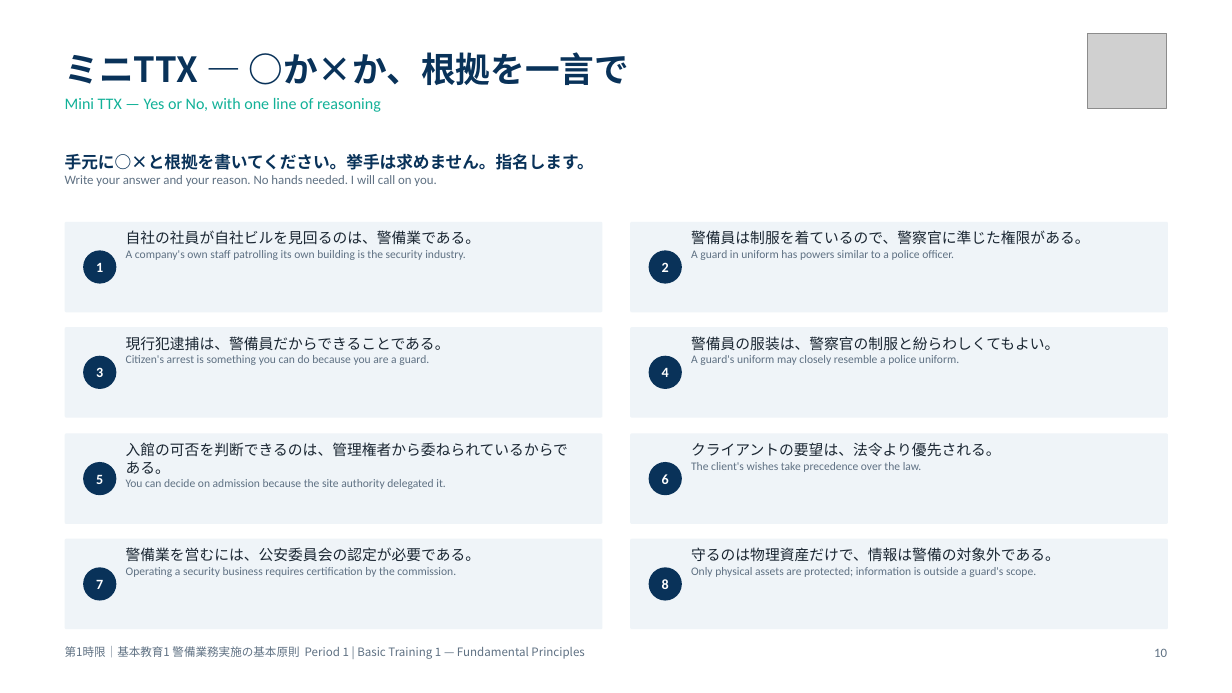
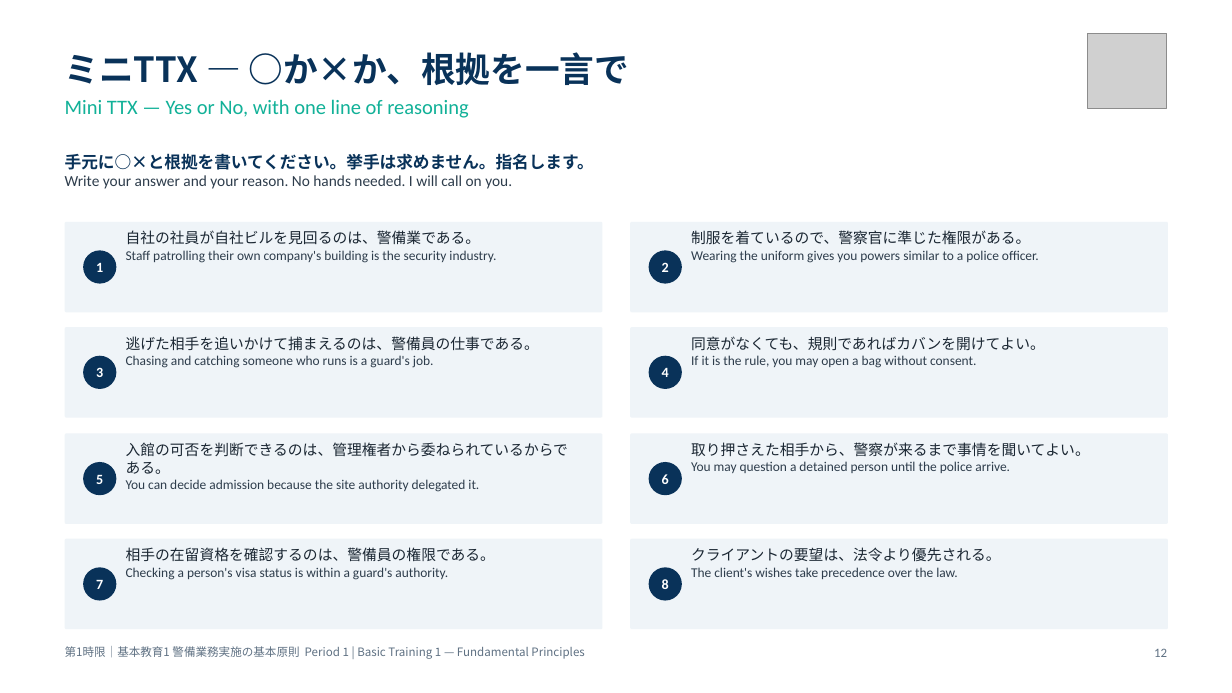
Before and after one commit to hrsmhiroshi-cpu/Training-, a slide deck: slide 12 of 新任講習/out/01_1限_警備業務実施の基本原則.pptx (slide 10 before the commit). Drawn at 1232x693 pixels with LibreOffice and Linux fonts; fonts in the diff are those of the drawing; grey boxes stand for pictures. Boxes give left, top, right and bottom in pixels: in the first picture for what was removed or moved away, otherwise in the second. Text is boxed around its words. In the diff, an @@ line names an element or a change of style, - is before the commit and + after.

```diff
--- a/新任講習/out/01_1限_警備業務実施の基本原則.pptx
+++ b/新任講習/out/01_1限_警備業務実施の基本原則.pptx
@@ text at [65,99,468,118]: size 12.5 to 16 pt in "Mini TTX — Yes or No, with ..." @@
@@ text at [65,175,512,189]: size 10 to 12 pt, text colour #5F7183 to #2E3D4C in "Write your answer and your reason. No ..." @@
@@ text at [691,230,1039,263]: text changed; size 9 to 10.5 pt; text colour #5F7183 to #2E3D4C @@
-警備員は制服を着ているので、警察官に準じた権限がある。
-A guard in uniform has powers similar to a police officer.
+制服を着ているので、警察官に準じた権限がある。
+Wearing the uniform gives you powers similar to a police officer.
@@ text at [126,250,496,263]: text changed; size 9 to 10.5 pt; text colour #5F7183 to #2E3D4C @@
-A company's own staff patrolling its own building is the security industry.
+Staff patrolling their own company's building is the security industry.
@@ text at [126,336,539,368]: text changed; size 9 to 10.5 pt; text colour #5F7183 to #2E3D4C @@
-現行犯逮捕は、警備員だからできることである。
-Citizen's arrest is something you can do because you are a guard.
+逃げた相手を追いかけて捕まえるのは、警備員の仕事である。
+Chasing and catching someone who runs is a guard's job.
@@ text at [691,336,1045,368]: text changed; size 9 to 10.5 pt; text colour #5F7183 to #2E3D4C @@
-警備員の服装は、警察官の制服と紛らわしくてもよい。
-A guard's uniform may closely resemble a police uniform.
+同意がなくても、規則であればカバンを開けてよい。
+If it is the rule, you may open a bag without consent.
@@ text at [691,442,1090,473]: text changed; size 9 to 10.5 pt; text colour #5F7183 to #2E3D4C @@
-クライアントの要望は、法令より優先される。
-The client's wishes take precedence over the law.
+取り押さえた相手から、警察が来るまで事情を聞いてよい。
+You may question a detained person until the police arrive.
@@ text at [126,479,479,492]: text changed; size 9 to 10.5 pt; text colour #5F7183 to #2E3D4C @@
-You can decide on admission because the site authority delegated it.
+You can decide admission because the site authority delegated it.
@@ text at [126,547,495,580]: text changed; size 9 to 10.5 pt; text colour #5F7183 to #2E3D4C @@
-警備業を営むには、公安委員会の認定が必要である。
-Operating a security business requires certification by the commission.
+相手の在留資格を確認するのは、警備員の権限である。
+Checking a person's visa status is within a guard's authority.
@@ text at [691,547,1001,579]: text changed; size 9 to 10.5 pt; text colour #5F7183 to #2E3D4C @@
-守るのは物理資産だけで、情報は警備の対象外である。
-Only physical assets are protected; information is outside a guard's scope.
+クライアントの要望は、法令より優先される。
+The client's wishes take precedence over the law.
@@ text at [1154,648,1167,657]: text changed @@
-10
+12
```
Also in this commit, not shown: 15 other slides changed, 2 slides added, 2 other files.
